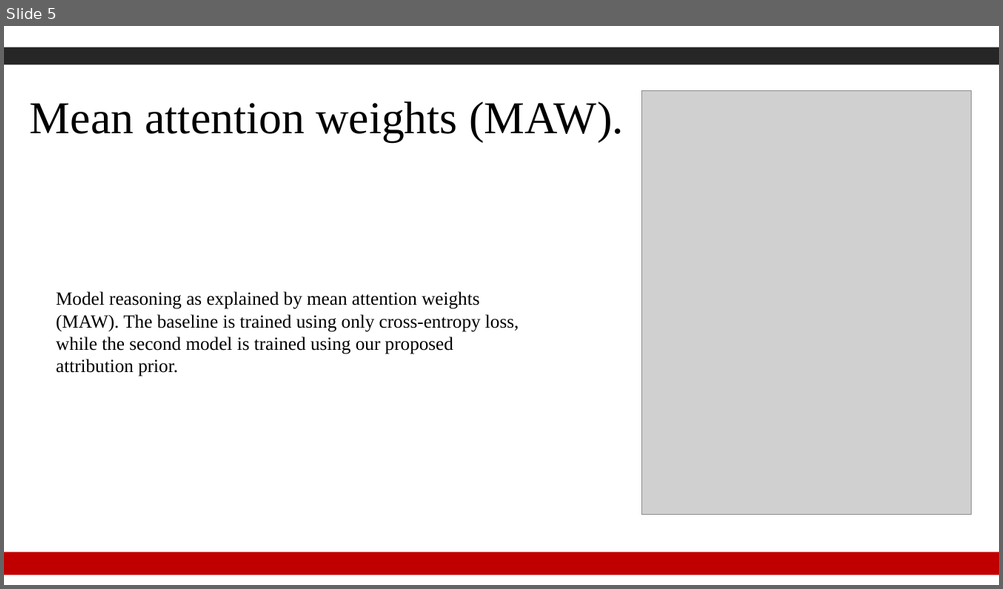
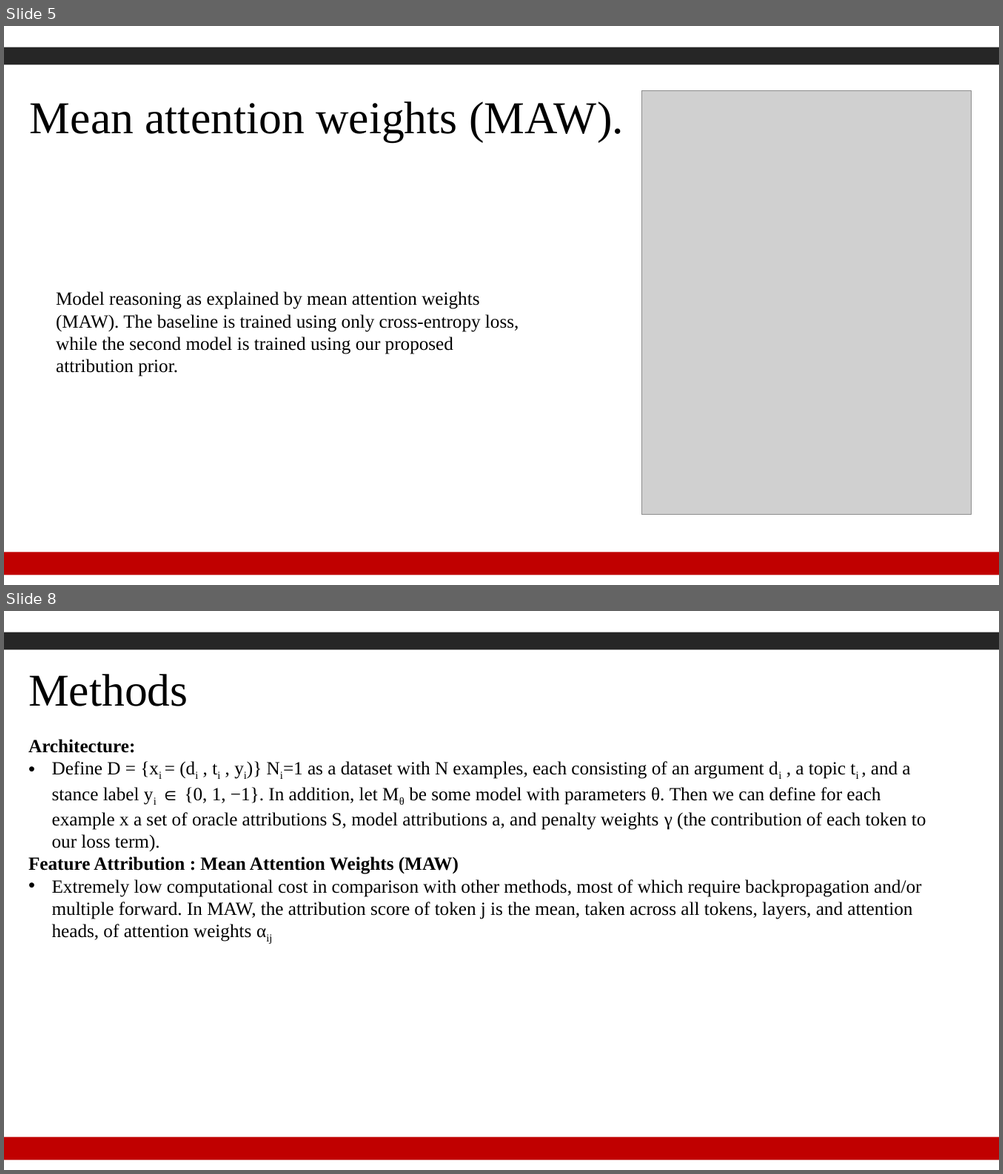
Before and after one commit to Gzk738/GZK_Code, a slide deck: journal club/2022.2.21/Human Rationales as Attribution Priors for Explainable Stance Detection【搜狗文档翻译_译文_英译中】.pdf.pptx. Shown one above the other, each under a label of ours: slide 5 before the commit, slides 5 and 8 after it; the slides between them are not shown. The pictures are 1003x589 and 1003x1174 pixels, drawn with LibreOffice and Linux fonts; fonts in the diff are those of the drawing; grey boxes stand for pictures; background and template pictures are left out. Boxes give left, top, right and bottom in pixels: in the first picture for what was removed or moved away, otherwise in the second. Text is boxed around its words. In the diff, an @@ line names an element or a change of style, - is before the commit and + after.

```diff
--- a/journal club/2022.2.21/Human Rationales as Attribution Priors for Explainable Stance Detection【搜狗文档翻译_译文_英译中】.pdf.pptx
+++ b/journal club/2022.2.21/Human Rationales as Attribution Priors for Explainable Stance Detection【搜狗文档翻译_译文_英译中】.pdf.pptx
@@ slide 8 added at <box>4,611,999,1170</box>, background #FFFFFF; not listed: 4 template elements that a slide beside it also shows @@
@@ text added at <box>28,674,188,706</box>, 44 pt, text #000000 @@
+Methods
@@ text added at <box>28,739,926,942</box>, 18 pt, text #000000 @@
+Architecture:
+• Define D = {xi = (di , ti , yi)} Ni=1 as a dataset with N examples, each consisting of an argument di , a topic ti , and a stance label yi ∈ {0, 1, −1}. In addition, let Mθ be some model with parameters θ. Then we can define for each example x a set of oracle attributions S, model attributions a, and penalty weights γ (the contribution of each token to our loss term).
+Feature Attribution : Mean Attention Weights (MAW)
+• Extremely low computational cost in comparison with other methods, most of which require backpropagation and/or multiple forward. In MAW, the attribution score of token j is the mean, taken across all tokens, layers, and attention heads, of attention weights αij
```
Also in this commit, not shown: 4 other slides changed, 8 other slides added, 5 slides removed, 2 other files.
